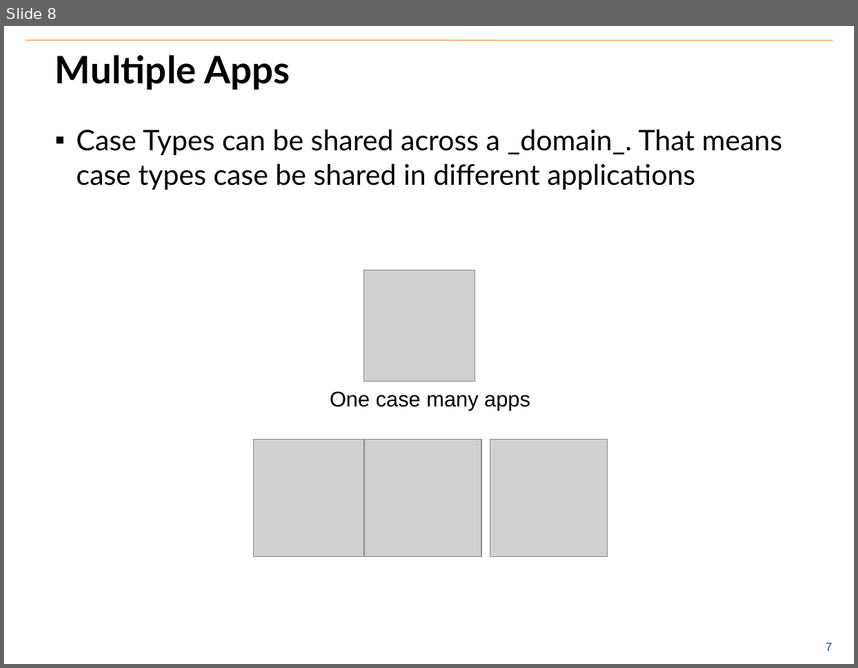
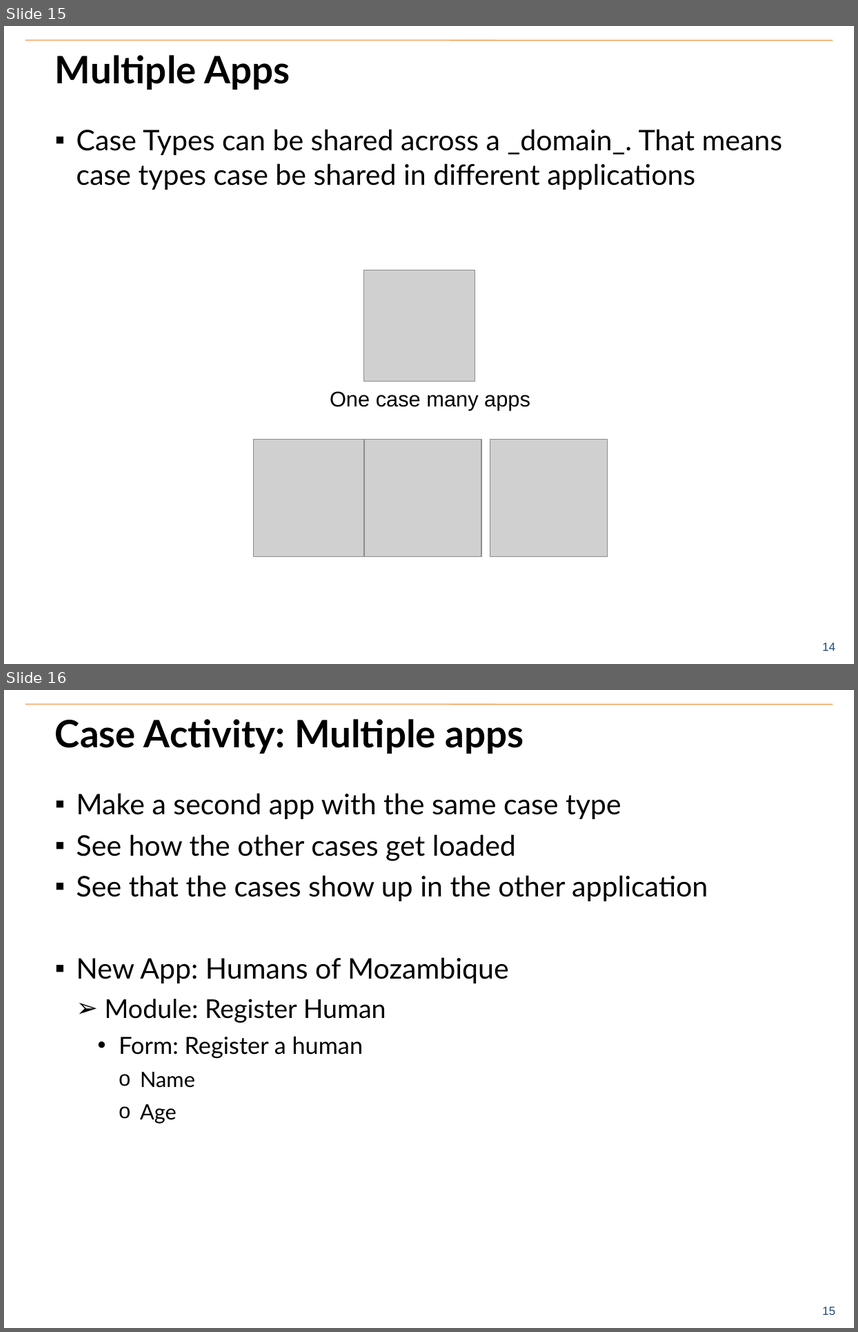
Before and after one commit to benrudolph/exi-training, a slide deck: CaseManagement/case_mgmt.pptx. Shown one above the other, each under a label of ours: slide 8 before the commit, slides 15 and 16 after it. The pictures are 858x668 and 858x1332 pixels, drawn with LibreOffice and Linux fonts; fonts in the diff are those of the drawing; grey boxes stand for pictures; background and template pictures are left out. Boxes give left, top, right and bottom in pixels: in the first picture for what was removed or moved away, otherwise in the second. Text is boxed around its words. In the diff, an @@ line names an element or a change of style, - is before the commit and + after.

Commit message:
Case Management Updates

```diff
--- a/CaseManagement/case_mgmt.pptx
+++ b/CaseManagement/case_mgmt.pptx
@@ slide 16 added at (4, 690, 854, 1328), background #FFFFFF; not listed: 2 template elements that a slide beside it also shows @@
@@ title added at (55, 719, 524, 754), 32 pt, text #000000, bold @@
+Case Activity: Multiple apps
@@ text added at (76, 793, 708, 1123), 24 pt, text #000000 @@
+▪ Make a second app with the same case type
+▪ See how the other cases get loaded
+▪ See that the cases show up in the other application
+▪ New App: Humans of Mozambique
+  ➢ Module: Register Human
+    • Form: Register a human
+      o Name
+      o Age
@@ what was slide 8 is now slide 15 @@
@@ page number at (822, 642, 835, 650): text changed @@
-7
+14
```
Also in this commit, not shown: 1 slide changed, 5 other slides added, 1 slide removed.
